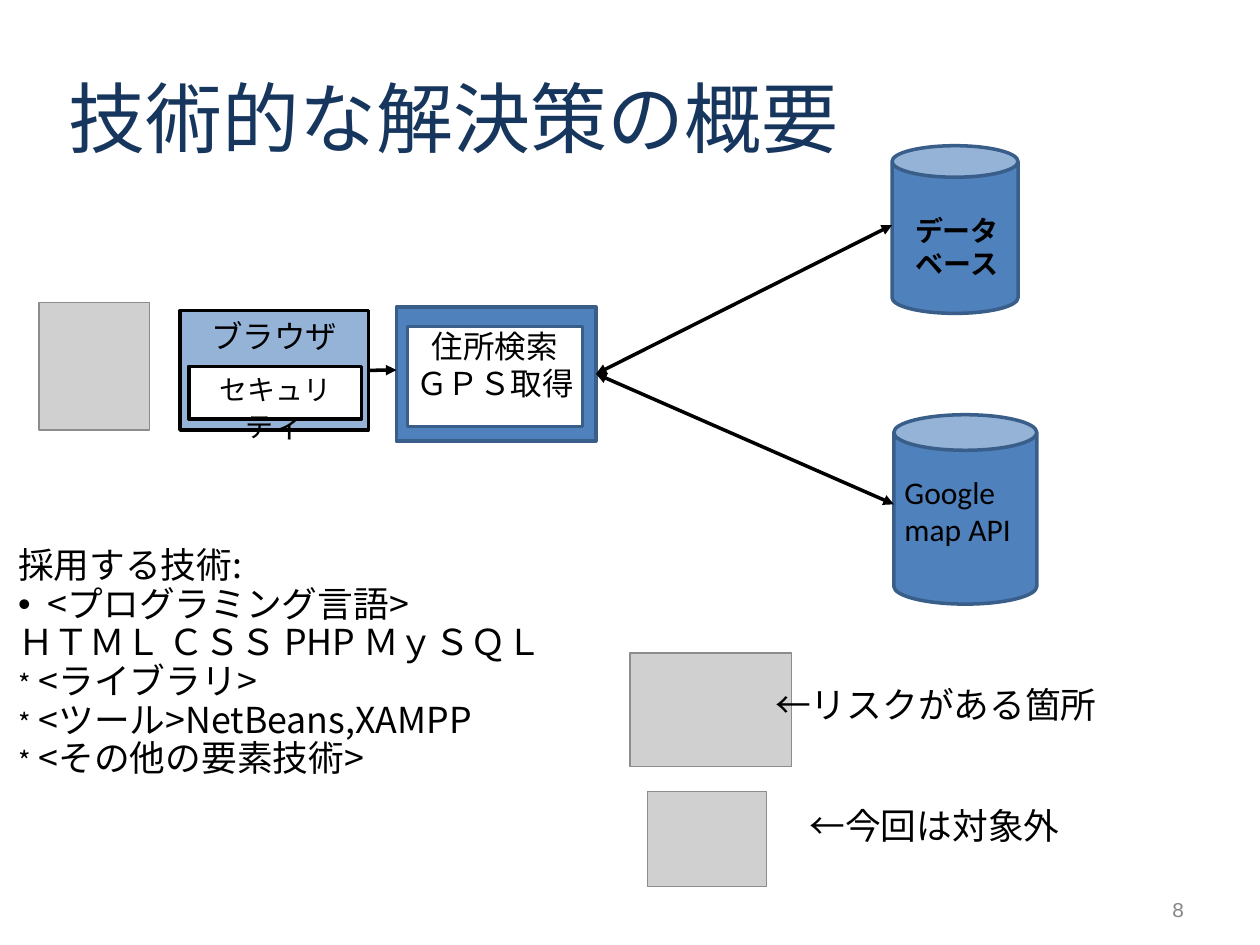
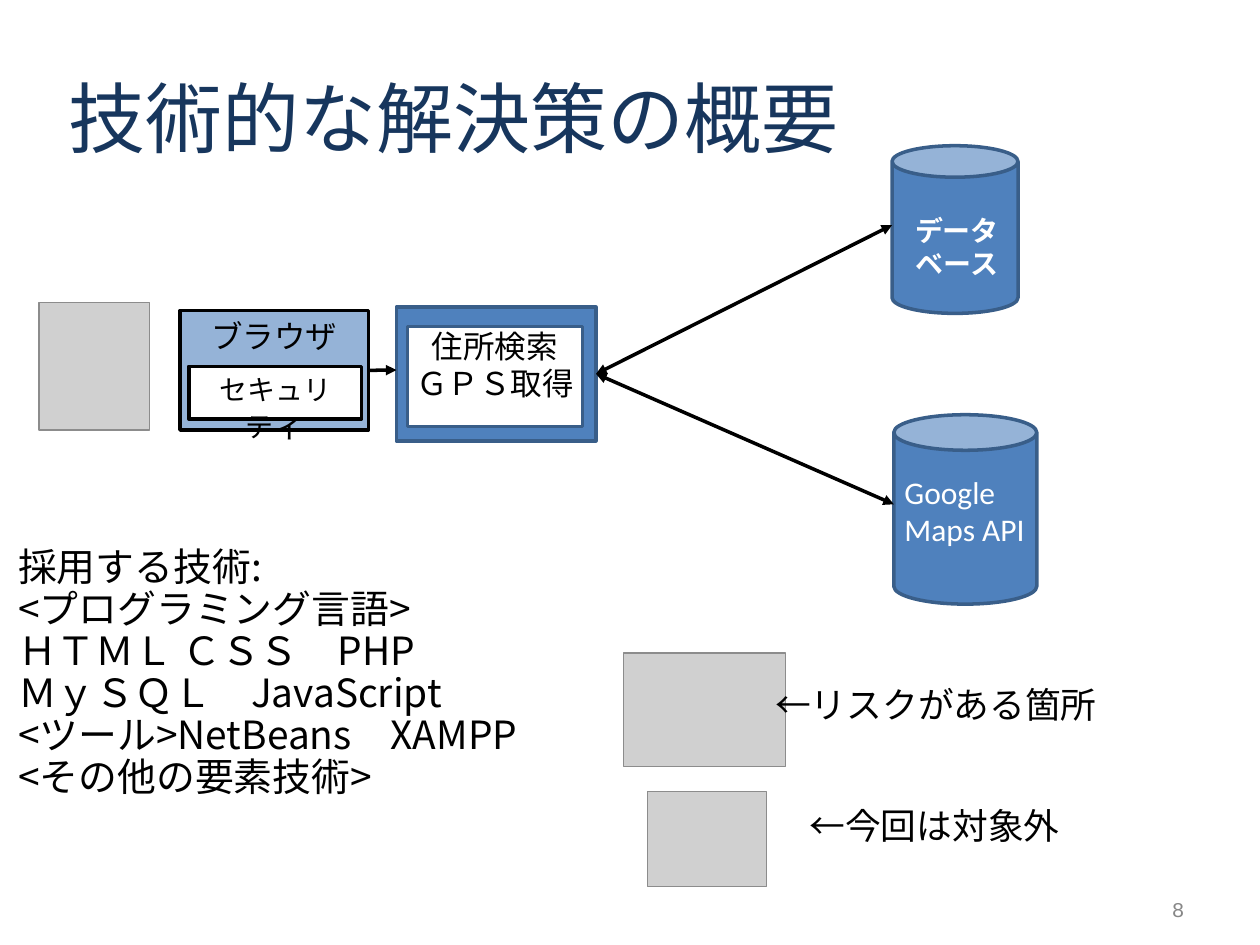
Before and after one commit to tomoyukikondo/yabukiC2017, a slide deck: slide 8 of Ｃ班インセプションデッキ.ppt. Drawn at 1260x945 pixels with LibreOffice and Linux fonts; fonts in the diff are those of the drawing; grey boxes stand for pictures. Boxes give left, top, right and bottom in pixels: in the first picture for what was removed or moved away, otherwise in the second. Text is boxed around its words. In the diff, an @@ line names an element or a change of style, - is before the commit and + after.

```diff
--- a/Ｃ班インセプションデッキ.ppt
+++ b/Ｃ班インセプションデッキ.ppt
@@ text "データ" at (915, 217, 999, 275): text colour #000000 to #FFFFFF @@
@@ text at (904, 482, 995, 510): text colour #000000 to #FFFFFF in "Google" @@
@@ text at (904, 521, 1024, 546): text changed; text colour #000000 to #FFFFFF @@
-map API
+Maps API
@@ text at (18, 548, 411, 626): size 20.4 to 22.2 pt in "採用する技術:", "<プログラミング言語>"; bullet • to none @@
@@ text at (18, 625, 518, 794): text changed; size 20.4 to 22.2 pt @@
-ＨＴＭＬ ＣＳＳ PHP ＭｙＳＱＬ
-* <ライブラリ>
-* <ツール>NetBeans,XAMPP
-* <その他の要素技術>
+ＨＴＭＬ ＣＳＳ PHP
+ＭｙＳＱＬ JavaScript
+<ツール>NetBeans XAMPP
+<その他の要素技術>
@@ picture: place and size @@
-picture at (630, 653, 791, 766)
+picture at (624, 653, 785, 766)
```
Also in this commit, not shown: 5 other slides changed, 1 other file.
